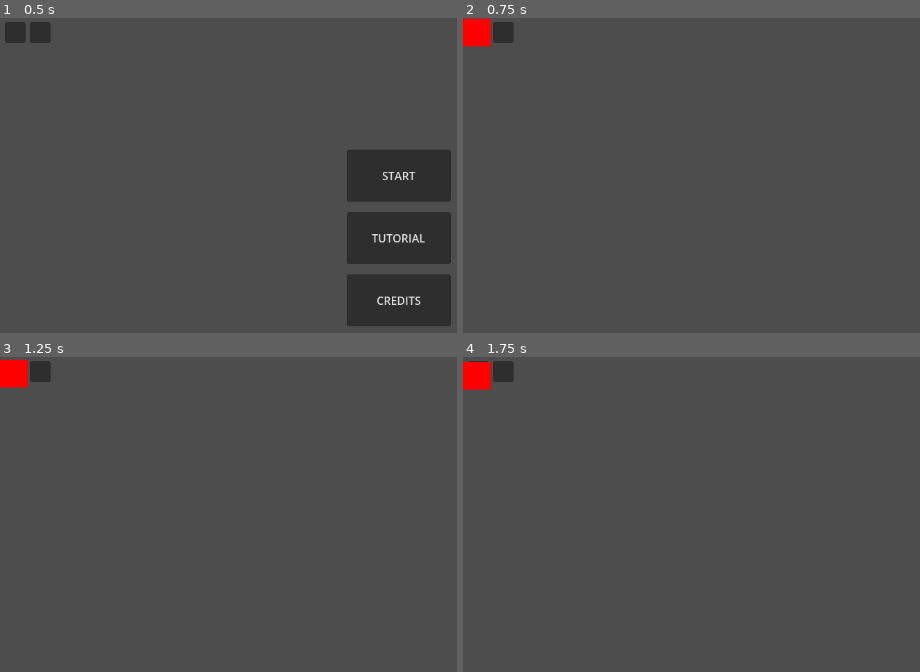
Above: before the commit, frames 1-4 (two rows, left to right).
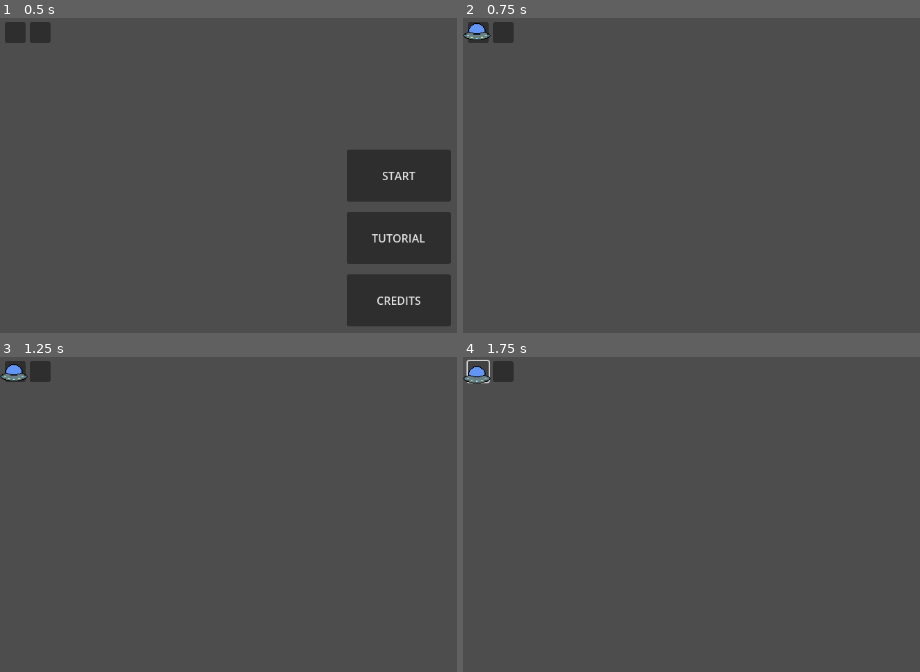
Above: after the commit, the same moments.

Repository: MissionToPsyche-Iridium/iridium_21k_web_game-byu-i
Game: Godot game, scene res://main.tscn
Same seed, same stepped clock (60 frames per second), same inputs: the game is played once before the commit and once after it.
Inputs (mouse positions are in pixels of both pictures, inside the frame that each line leads up to):
- Up to frame 1 (0.5 s): no input
- Up to frame 2 (0.75 s): click "START" at 0.5 s
- Up to frame 3 (1.25 s): no input
- Up to frame 4 (1.75 s): click (476, 372) at 1.25 s

Frame 1 is identical in both runs. In frame 2, 0.6% of the frame differs, in the area x 0-7%, y 0-10%; in frame 3, 0.5%; in frame 4, 0.6%.

Commit message:
Spaceship update

Diff:
--- a/SpaceShuttle/player.tscn
+++ b/SpaceShuttle/player.tscn
@@ -1,13 +1,11 @@
-[gd_scene load_steps=2 format=3 uid="uid://b1lwsuxp2udjv"]
+[gd_scene load_steps=3 format=3 uid="uid://b1lwsuxp2udjv"]
 
 [ext_resource type="Script" path="res://player.gd" id="1_fvbno"]
+[ext_resource type="Texture2D" uid="uid://kkpxpa0tey06" path="res://Art/UFO1.0.png" id="2_ejpqe"]
 
 [node name="Player" type="Node2D"]
 script = ExtResource("1_fvbno")
 
-[node name="ColorRect" type="ColorRect" parent="."]
-offset_right = 40.0
-offset_bottom = 40.0
-color = Color(1, 0, 0, 1)
-
 [node name="Sprite2D" type="Sprite2D" parent="."]
+scale = Vector2(0.125, 0.125)
+texture = ExtResource("2_ejpqe")
--- a/SpaceShuttle/start.gd
+++ b/SpaceShuttle/start.gd
@@ -17,6 +17,7 @@
 
 func _on_startButton_pressed():
 	pc = player.instantiate()
+	pc.position = Vector2(20,20)
 	add_child(pc)
 	hide_buttons()
 
